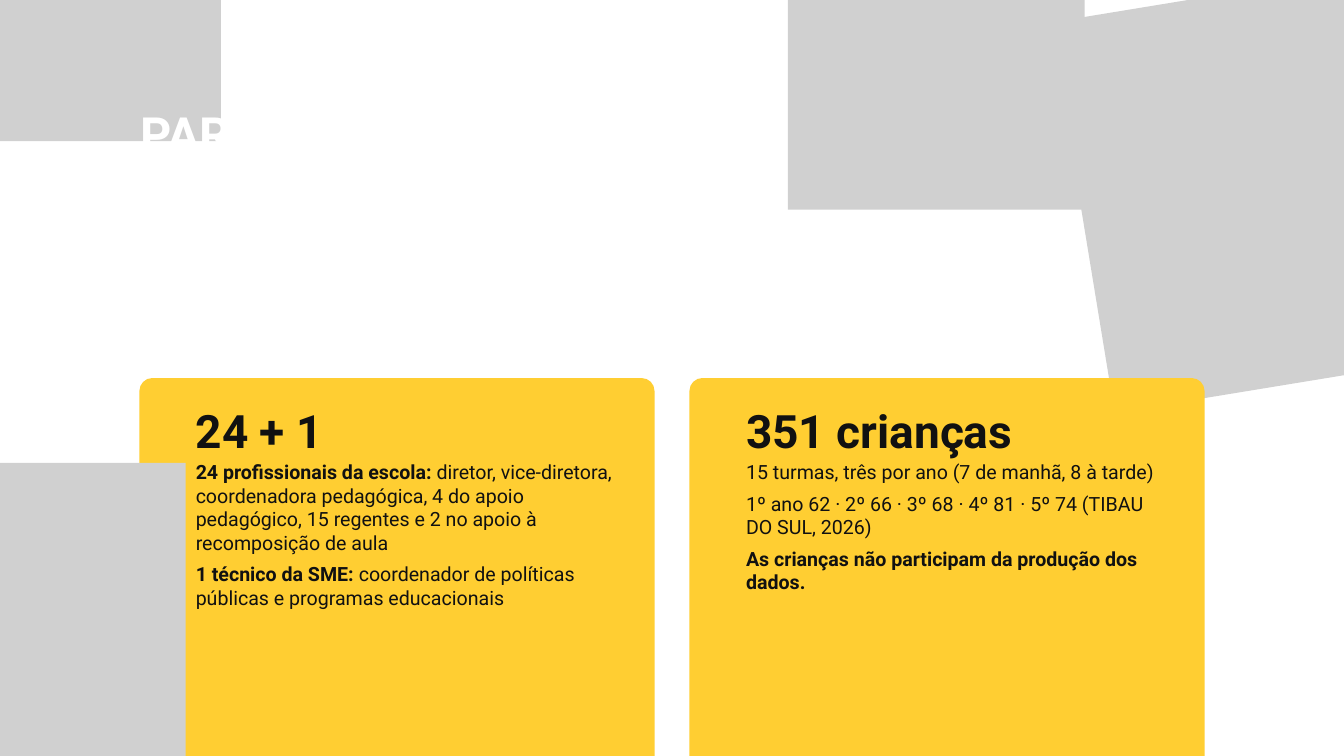
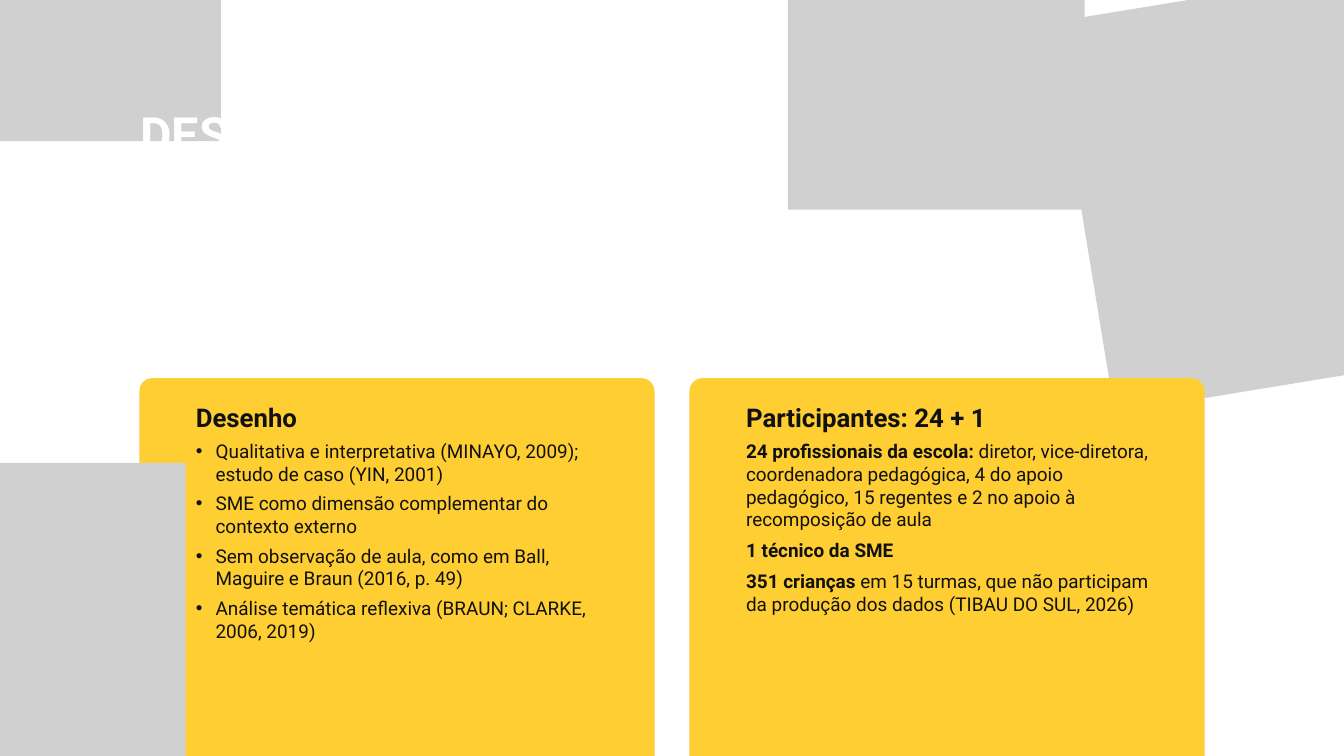
Before and after one commit to yzynya-beep/Tese, a slide deck: slide 17 of apresentacao_qualificacao/Qualificacao_PNED_Pipa.pptx (slide 21 before the commit). Drawn at 1344x756 pixels with LibreOffice and Linux fonts; fonts in the diff are those of the drawing; grey boxes stand for pictures; background and template pictures are left out. Boxes give left, top, right and bottom in pixels: in the first picture for what was removed or moved away, otherwise in the second. Text is boxed around its words. In the diff, an @@ line names an element or a change of style, - is before the commit and + after.

```diff
--- a/apresentacao_qualificacao/Qualificacao_PNED_Pipa.pptx
+++ b/apresentacao_qualificacao/Qualificacao_PNED_Pipa.pptx
@@ text at (140,107,358,141): text changed; size 38 to 40 pt @@
-PARTICIPANTES
-quem a pesquisa ouve
+DESENHO
+e participantes
@@ text at (196,407,586,642): text changed; size 21 to 20.3 pt @@
-24 + 1
-24 profissionais da escola: diretor, vice-diretora, coordenadora pedagógica, 4 do apoio pedagógico, 15 regentes e 2 no apoio à recomposição de aula
-1 técnico da SME: coordenador de políticas públicas e programas educacionais
+Desenho
+• Qualitativa e interpretativa (MINAYO, 2009); estudo de caso (YIN, 2001)
+• SME como dimensão complementar do contexto externo
+• Sem observação de aula, como em Ball, Maguire e Braun (2016, p. 49)
+• Análise temática reflexiva (BRAUN; CLARKE, 2006, 2019)
@@ text at (746,408,1149,615): text changed; size 21 to 20.3 pt @@
-351 crianças
-15 turmas, três por ano (7 de manhã, 8 à tarde)
-1º ano 62 · 2º 66 · 3º 68 · 4º 81 · 5º 74 (TIBAU DO SUL, 2026)
-As crianças não participam da produção dos dados.
+Participantes: 24 + 1
+24 profissionais da escola: diretor, vice-diretora, coordenadora pedagógica, 4 do apoio pedagógico, 15 regentes e 2 no apoio à recomposição de aula
+1 técnico da SME
+351 crianças em 15 turmas, que não participam da produção dos dados (TIBAU DO SUL, 2026)
```
Also in this commit, not shown: 11 other slides changed, 6 slides added, 11 slides removed, 3 other files.
